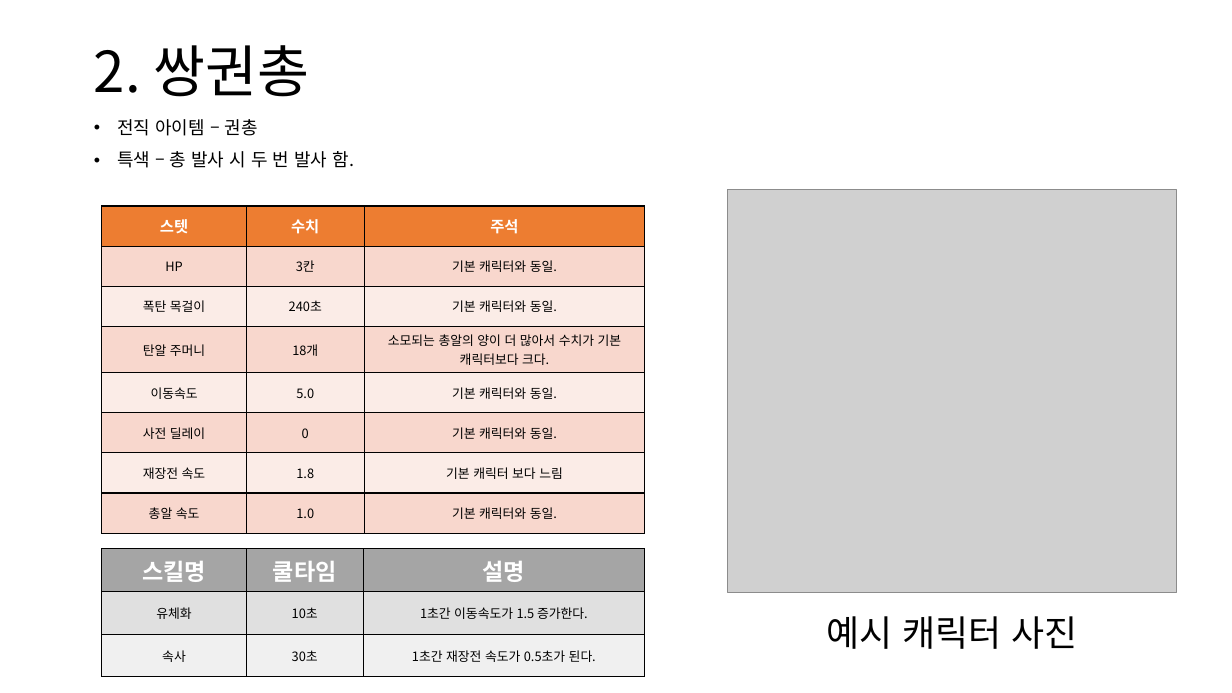
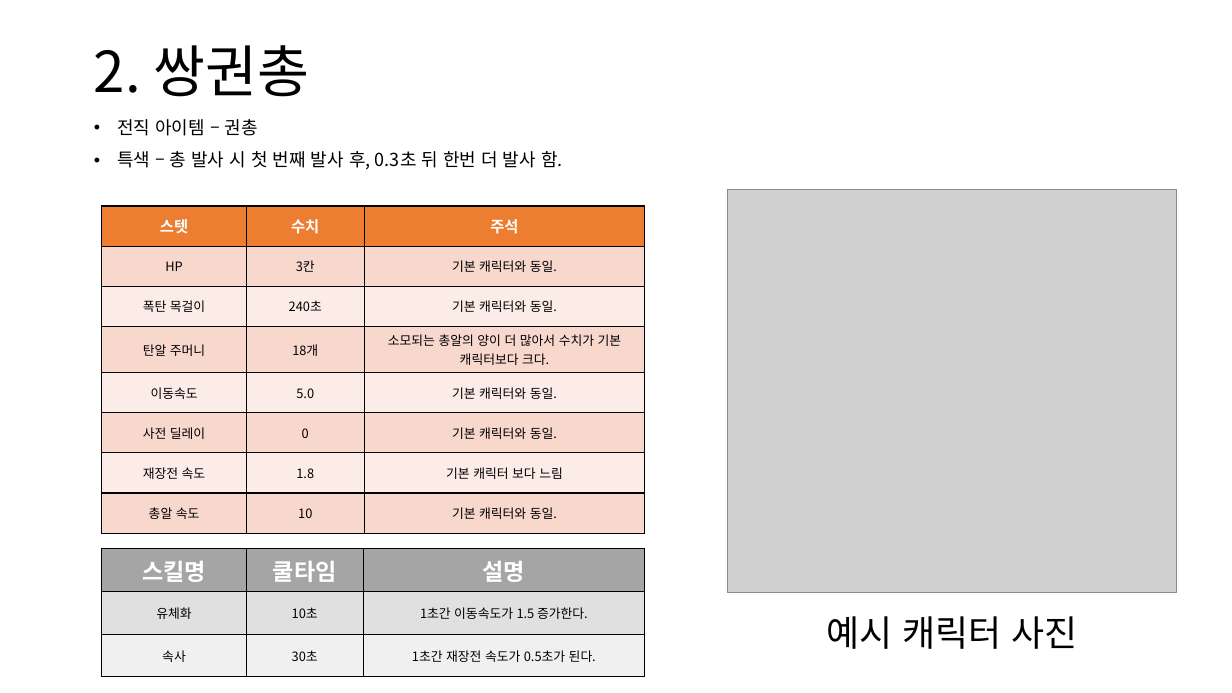
Before and after one commit to TRASHES0/MAFIA_60SECs, a slide deck: slide 3 of 기획/TRASHES 직업 기획서 - 12.07.pptx. Drawn at 1232x693 pixels with LibreOffice and Linux fonts; fonts in the diff are those of the drawing; grey boxes stand for pictures. Boxes give left, top, right and bottom in pixels: in the first picture for what was removed or moved away, otherwise in the second. Text is boxed around its words. In the diff, an @@ line names an element or a change of style, - is before the commit and + after.

```diff
--- a/기획/TRASHES 직업 기획서 - 12.07.pptx
+++ b/기획/TRASHES 직업 기획서 - 12.07.pptx
@@ text at (117, 151, 563, 170): text changed @@
-• 특색 – 총 발사 시 두 번 발사 함.
+• 특색 – 총 발사 시 첫 번째 발사 후, 0.3초 뒤 한번 더 발사 함.
@@ table at (102, 206, 645, 527) @@
-row 8, column 2: 1.0
+row 8, column 2: 10
```
Also in this commit, not shown: 7 other slides changed.
